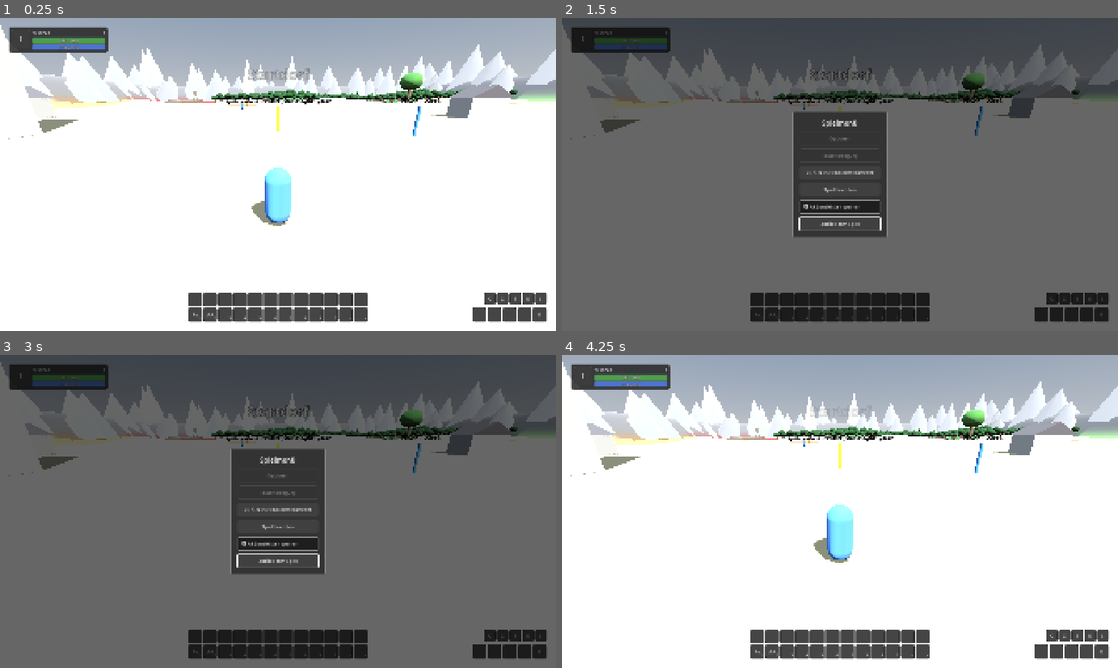
Above: before the commit, frames 1-4 (two rows, left to right).
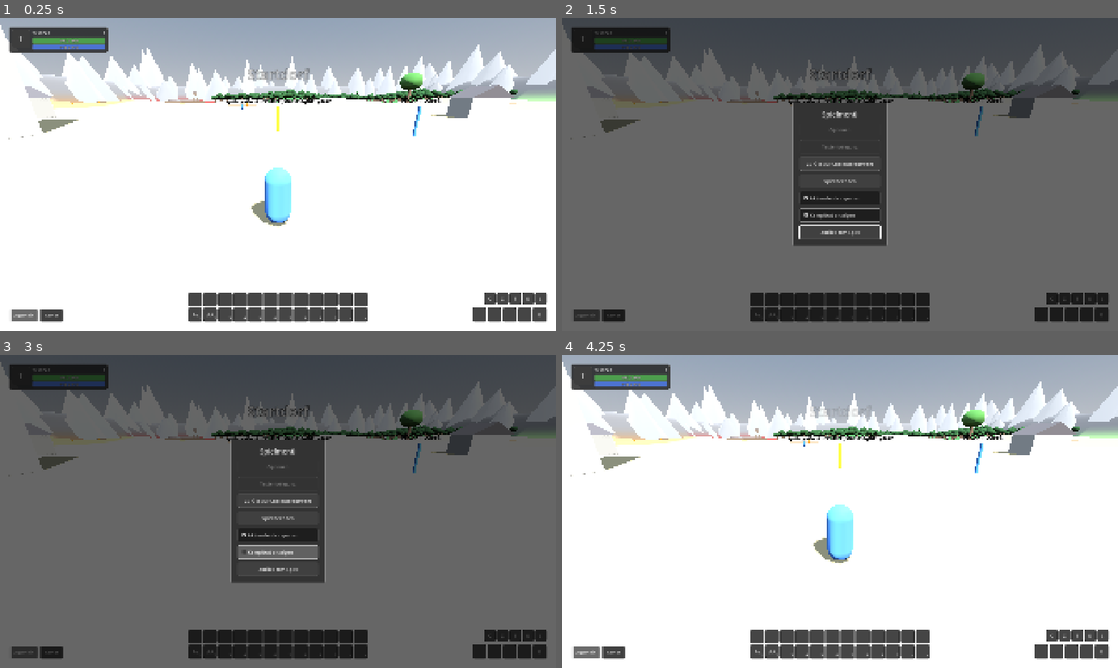
Above: after the commit, the same moments.

Repository: As94tt/WoM
Game: Godot game, scene res://scenes/world/world.tscn
Two runs of this game, one before a commit and one after it. Both use one fixed random seed, a clock stepped at 60 frames per second and the inputs below. This scene is started directly instead of the project's main scene.
Inputs (mouse positions are in pixels of both pictures, inside the frame that each line leads up to):
- Up to frame 1 (0.25 s): no input
- Up to frame 2 (1.5 s): click "S" at 0.5 s; click (584, 315) at 1.25 s, where only the run after the commit has a clickable "Allgemein"
- Up to frame 3 (3 s): click (50, 652) at 2 s, where only the run after the commit has a clickable "Kampf"; click (278, 552) at 2.75 s, where only the run after the commit has a clickable "Kampftext anzeigen"
- Up to frame 4 (4.25 s): click "Zurück zum Spiel" at 3.5 s

The runs differ from the first frame. In frame 1, 0.4% of the frame differs, in the area x 2-12%, y 93-98%; in frame 2, 3.0%; in frame 3, 3.1%, in the area x 2-59%, y 27-97%; in frame 4, 0.4%.
Error before the commit: Parse Error: Cannot find member "TextKind" in base "Combat". (res://scripts/ui/combat_text_layer.gd:20)

Commit message:
Anzeige: vollständiger Kampftext (Schulfarben, Krit mit Aufspringen, über Zeit kleiner, Wörter mit Menge, Abkürzung), Option „Kampftext anzeigen“ im Spielmenü, Reiter „Kampf“ im Log-Bereich als Kampflog, Theme-Variationen mit Platzhalterwerten, Style-Vorschau und UI-Styleguide (#34)
Co-Authored-By: Claude Opus 5.5 <noreply@anthropic.com>

Diff:
--- a/game/assets/ui/theme.tres
+++ b/game/assets/ui/theme.tres
@@ -792,6 +792,34 @@
 CombatTextInfo/colors/font_outline_color = Color(0.05, 0.05, 0.05, 1)
 CombatTextInfo/constants/outline_size = 4
 CombatTextInfo/font_sizes/font_size = 18
+CombatTextCrit/base_type = &"Label"
+CombatTextCrit/colors/font_color = Color(0.98, 0.85, 0.3, 1)
+CombatTextCrit/colors/font_outline_color = Color(0.05, 0.05, 0.05, 1)
+CombatTextCrit/constants/outline_size = 6
+CombatTextCrit/font_sizes/font_size = 30
+CombatTextHealCrit/base_type = &"Label"
+CombatTextHealCrit/colors/font_color = Color(0.45, 0.85, 0.45, 1)
+CombatTextHealCrit/colors/font_outline_color = Color(0.05, 0.05, 0.05, 1)
+CombatTextHealCrit/constants/outline_size = 6
+CombatTextHealCrit/font_sizes/font_size = 30
+CombatTextDamagePeriodic/base_type = &"Label"
+CombatTextDamagePeriodic/colors/font_color = Color(0.95, 0.95, 0.95, 1)
+CombatTextDamagePeriodic/colors/font_outline_color = Color(0.05, 0.05, 0.05, 1)
+CombatTextDamagePeriodic/constants/outline_size = 4
+CombatTextDamagePeriodic/font_sizes/font_size = 16
+CombatTextHealPeriodic/base_type = &"Label"
+CombatTextHealPeriodic/colors/font_color = Color(0.45, 0.85, 0.45, 1)
+CombatTextHealPeriodic/colors/font_outline_color = Color(0.05, 0.05, 0.05, 1)
+CombatTextHealPeriodic/constants/outline_size = 4
+CombatTextHealPeriodic/font_sizes/font_size = 16
+CombatTextSchool/colors/arkan = Color(0.95, 0.55, 0.8, 1)
+CombatTextSchool/colors/feuer = Color(0.95, 0.55, 0.2, 1)
+CombatTextSchool/colors/frost = Color(0.55, 0.82, 0.98, 1)
+CombatTextSchool/colors/blitz = Color(0.7, 0.5, 0.95, 1)
+CombatTextSchool/colors/natur = Color(0.45, 0.85, 0.35, 1)
+CombatTextSchool/colors/chi = Color(0.35, 0.9, 0.8, 1)
+LogTab/base_type = &"ChoiceButton"
+LogTab/font_sizes/font_size = 14
 CastBarPanel/base_type = &"PanelContainer"
 CastBarPanel/styles/panel = SubResource("StyleBoxFlat_cast_panel")
 CastBar/base_type = &"ProgressBar"
--- a/game/scenes/ui/hud/game_menu.tscn
+++ b/game/scenes/ui/hud/game_menu.tscn
@@ -78,6 +78,13 @@
 tooltip_text = "Gesperrt lassen sich Fähigkeiten nur mit gedrückter Umschalttaste (Shift) aus den Aktionsleisten ziehen."
 text = "Aktionsleisten sperren"
 
+[node name="CombatTextCheck" type="CheckBox" parent="Center/Panel/Content"]
+unique_name_in_owner = true
+custom_minimum_size = Vector2(280, 0)
+layout_mode = 2
+tooltip_text = "Schwebende Zahlen und Wörter für Schaden, Heilung, Verfehlt, Geblockt usw. Der Kampflog (Reiter „Kampf“) läuft unabhängig davon weiter."
+text = "Kampftext anzeigen"
+
 [node name="ResumeButton" type="Button" parent="Center/Panel/Content"]
 unique_name_in_owner = true
 custom_minimum_size = Vector2(280, 0)
--- a/game/scenes/ui/hud/message_log.tscn
+++ b/game/scenes/ui/hud/message_log.tscn
@@ -16,3 +16,38 @@
 mouse_filter = 2
 alignment = 2
 script = ExtResource("1_log")
+
+[node name="GeneralLines" type="VBoxContainer" parent="."]
+unique_name_in_owner = true
+layout_mode = 2
+mouse_filter = 2
+alignment = 2
+
+[node name="CombatLines" type="VBoxContainer" parent="."]
+unique_name_in_owner = true
+visible = false
+layout_mode = 2
+mouse_filter = 2
+alignment = 2
+
+[node name="Tabs" type="HBoxContainer" parent="."]
+layout_mode = 2
+mouse_filter = 2
+theme_type_variation = &"InlineRow"
+
+[node name="GeneralTab" type="Button" parent="Tabs"]
+unique_name_in_owner = true
+layout_mode = 2
+focus_mode = 0
+theme_type_variation = &"LogTab"
+toggle_mode = true
+text = "Allgemein"
+
+[node name="CombatTab" type="Button" parent="Tabs"]
+unique_name_in_owner = true
+layout_mode = 2
+focus_mode = 0
+tooltip_text = "Kampflog: alle Kampfereignisse der eigenen Figur mit Uhrzeit, Quelle, Fähigkeit, Ziel, Ergebnis und Menge."
+theme_type_variation = &"LogTab"
+toggle_mode = true
+text = "Kampf"
--- a/game/scripts/settings/game_settings.gd
+++ b/game/scripts/settings/game_settings.gd
@@ -5,8 +5,9 @@
 ## sind rein lokal (jede Spielinstanz hat ihre eigene Datei bzw. liest
 ## dieselbe Datei, wenn zwei Fenster auf einem PC laufen).
 ##
-## „Aktionsleisten sperren“ (Spielmenü, #21) und die Namensplaketten für
-## Feinde (V) und Freunde (Shift + V, #31). Spätere Optionen (Optionen-Menü)
+## „Aktionsleisten sperren“ (Spielmenü, #21), die Namensplaketten für
+## Feinde (V) und Freunde (Shift + V, #31) und „Kampftext anzeigen“
+## (Spielmenü, #34). Spätere Optionen (Optionen-Menü)
 ## kommen als weitere Schlüssel dazu.
 
 const PATH := "user://settings.cfg"
@@ -14,6 +15,7 @@
 const KEY_ACTION_BARS_LOCKED := "action_bars_locked"
 const KEY_NAMEPLATES_ENEMY := "nameplates_enemy"
 const KEY_NAMEPLATES_FRIENDLY := "nameplates_friendly"
+const KEY_COMBAT_TEXT := "combat_text"
 
 static var _config: ConfigFile = null
 
@@ -46,6 +48,16 @@
 	_write(SECTION_INTERFACE, KEY_NAMEPLATES_FRIENDLY, shown)
 
 
+## Kampftext (schwebende Zahlen, #34) anzeigen. Der Kampflog läuft immer.
+## Standard: an.
+static func is_combat_text_shown() -> bool:
+	return bool(_read(SECTION_INTERFACE, KEY_COMBAT_TEXT, true))
+
+
+static func set_combat_text_shown(shown: bool) -> void:
+	_write(SECTION_INTERFACE, KEY_COMBAT_TEXT, shown)
+
+
 static func _read(section: String, key: String, fallback: Variant) -> Variant:
 	_ensure_loaded()
 	return _config.get_value(section, key, fallback)
--- a/game/scripts/ui/combat_colors.gd
+++ b/game/scripts/ui/combat_colors.gd
@@ -8,10 +8,14 @@
 ## - Theme-Typ „AbilityColors“: Tönung der Aktionsslots (out_of_range,
 ##   no_resource), Bodenziel (ground_valid, ground_invalid), Deckkraft des
 ##   Leuchtens (Konstante glow_alpha_percent).
+## - Theme-Typ „CombatTextSchool“ (#34): Färbung des Kampftexts für eigenen
+##   Schaden je Schule; fehlt eine Schule, bleibt die Farbe von
+##   CombatTextDamage (weiß).
 ## Alles Graubox-Platzhalter, die endgültigen Werte sind im UI-Styleguide OFFEN.
 
 const SCHOOL_TYPE := &"SchoolColors"
 const ABILITY_TYPE := &"AbilityColors"
+const COMBAT_TEXT_TYPE := &"CombatTextSchool"
 
 
 static func school_color(school: StringName) -> Color:
@@ -35,6 +39,16 @@
 	return color
 
 
+## Färbung des Kampftexts für eigenen Schaden einer Schule (#34, Theme-Typ
+## „CombatTextSchool“) oder null (keine Färbung, z. B. physisch: dann gilt
+## die Farbe von CombatTextDamage).
+static func combat_text_school_color(school: StringName) -> Variant:
+	var theme := ThemeDB.get_project_theme()
+	if school != &"" and theme != null and theme.has_color(school, COMBAT_TEXT_TYPE):
+		return theme.get_color(school, COMBAT_TEXT_TYPE)
+	return null
+
+
 static func ability_color(key: StringName) -> Color:
 	var theme := ThemeDB.get_project_theme()
 	if theme != null and theme.has_color(key, ABILITY_TYPE):
--- a/game/scripts/ui/combat_text_layer.gd
+++ b/game/scripts/ui/combat_text_layer.gd
@@ -1,32 +1,36 @@
 class_name CombatTextLayer
 extends Control
-## Einfacher Kampftext (Ticket #32, wird in #34 erweitert). Liegt im HUD über
-## den Namensplaketten und unter den Fenstern. Zahlen erscheinen über der
-## Einheit (auf Augenhöhe, unter der Namensplakette), steigen auf und blenden aus
-## (kampftext_dauer, kampftext_steigen in spielkonstanten.csv):
-## - Schaden, den ich verursache: über dem Ziel (CombatTextDamage, weiß)
-## - eigene Heilung: über dem Geheilten, mit „+“ (CombatTextHeal, grün)
-## - erlittener Schaden: an der eigenen Figur, mit „−“ (CombatTextTaken, rot)
-## - „Immun“ und „Absorbiert (…)“: CombatTextInfo
-## Farben und Größen aus dem Theme; Vorzeichen und Wörter sind das zweite
-## Signal neben der Farbe.
+## Kampftext (Ticket #32, vollständig seit #34). Liegt im HUD über den
+## Namensplaketten und unter den Fenstern. Zahlen und Wörter erscheinen über
+## der Einheit (auf Augenhöhe, unter der Namensplakette), steigen auf und
+## blenden aus (kampftext_dauer, kampftext_steigen in spielkonstanten.csv).
+## Nur Ereignisse, die den eigenen Spieler betreffen:
+## - eigener Schaden am Ziel: CombatTextDamage, eingefärbt nach Schule
+##   (Theme-Typ „CombatTextSchool“, physisch ohne Färbung)
+## - eigener kritischer Treffer: CombatTextCrit, mit „!“, springt kurz auf
+## - eigene Heilung: über dem Geheilten, mit „+“ (CombatTextHeal, kritisch
+##   CombatTextHealCrit mit „!“)
+## - Schaden bzw. Heilung über Zeit: kleiner (CombatTextDamagePeriodic,
+##   CombatTextHealPeriodic)
+## - erlittener Schaden: an der eigenen Figur, mit „−“ (CombatTextTaken)
+## - Verfehlt, Ausgewichen, Pariert, Immun als Wort; Geblockt und Absorbiert
+##   als Wort mit Menge, z. B. „Geblockt (45)“ (CombatTextInfo)
+## Zahlen über kampftext_abkuerzen_ab werden abgekürzt („12,3 Tsd.“).
+## Farben und Größen aus dem Theme; Vorzeichen, „!“ und Wörter sind das
+## zweite Signal neben der Farbe. Abschaltbar im Spielmenü (GameSettings).
 ##
-## Netzwerk: Der Host schickt jedem Spieler nur seine eigenen Zahlen
-## (UnitCombat.send_combat_text); diese Ebene empfängt sie über die Gruppe
-## „combat_text“.
+## Netzwerk: Der Host schickt jedem Spieler nur die Ereignisse, an denen er
+## beteiligt ist (Combat.report → UnitCombat.send_hit); diese Ebene empfängt
+## sie über die Gruppe „combat_text“.
 
 const GROUP := &"combat_text"
-const VARIATIONS := {
-	Combat.TextKind.DAMAGE: &"CombatTextDamage",
-	Combat.TextKind.HEAL: &"CombatTextHeal",
-	Combat.TextKind.TAKEN: &"CombatTextTaken",
-	Combat.TextKind.IMMUNE: &"CombatTextInfo",
-	Combat.TextKind.ABSORB: &"CombatTextInfo",
-}
 ## Zufälliger seitlicher Versatz in Pixeln, damit Zahlen sich nicht decken.
 const SPREAD := 40.0
+## Aufspringen kritischer Treffer: Anfangsgröße und Dauer in Sekunden.
+const POP_SCALE := 1.6
+const POP_TIME := 0.15
 
-## Je Eintrag: [Label, Unit, Alter in s, Versatz].
+## Je Eintrag: [Label, Unit, Alter in s, Versatz, springt auf].
 var _entries: Array[Array] = []
 
 
@@ -35,30 +39,90 @@
 	mouse_filter = Control.MOUSE_FILTER_IGNORE
 
 
-## Neue Zahl über unit (gerufen von UnitCombat._show_text).
-func show_combat_text(unit: Unit, kind: int, amount: float) -> void:
-	if unit == null or not is_instance_valid(unit):
+## Neues Kampfereignis (gerufen von UnitCombat über die Gruppe).
+func show_hit(result: HitResult) -> void:
+	if result == null or not GameSettings.is_combat_text_shown():
 		return
+	var viewer := Unit.local_player(get_tree())
+	if viewer == null:
+		return
+	for item in describe(result, viewer.get_path()):
+		var unit := Unit.from_path(get_tree(), result.target_path)
+		if item["on_self"]:
+			unit = viewer
+		if unit != null:
+			_add(unit, item)
+
+
+## Was der Spieler viewer_path zu result sieht: Liste von
+## {"text", "variation", "school" (Färbung, leer = keine), "pop", "on_self"}.
+## Leer, wenn ihn das Ereignis nicht betrifft. Auch für die Style-Vorschau.
+static func describe(result: HitResult, viewer_path: NodePath) -> Array[Dictionary]:
+	var items: Array[Dictionary] = []
+	var mine_in := not viewer_path.is_empty() and result.target_path == viewer_path
+	var mine_out := not viewer_path.is_empty() and result.source_path == viewer_path
+	if result.is_heal():
+		if not mine_out:
+			return items
+		var variation := &"CombatTextHeal"
+		if result.is_crit():
+			variation = &"CombatTextHealCrit"
+		elif result.is_periodic():
+			variation = &"CombatTextHealPeriodic"
+		items.append(_item("+" + amount_text(result.amount) + ("!" if result.is_crit() else ""),
+				variation, false, &"", result.is_crit()))
+		return items
+	if not mine_in and not mine_out:
+		return items
+	var on_self := mine_in
+	if result.is_avoided():
+		items.append(_item(HitFormulas.OUTCOME_NAMES[result.outcome], &"CombatTextInfo", on_self))
+		return items
+	if result.amount > 0.0:
+		var crit := result.is_crit()
+		if on_self:
+			items.append(_item("−" + amount_text(result.amount) + ("!" if crit else ""),
+					&"CombatTextTaken", true, &"", crit))
+		elif crit:
+			items.append(_item(amount_text(result.amount) + "!", &"CombatTextCrit", false, &"", true))
+		else:
+			var variation := &"CombatTextDamagePeriodic" if result.is_periodic() else &"CombatTextDamage"
+			items.append(_item(amount_text(result.amount), variation, false, result.school))
+	if result.blocked > 0.0 or result.outcome == HitFormulas.Outcome.BLOCK:
+		items.append(_item("Geblockt (%s)" % amount_text(result.blocked), &"CombatTextInfo", on_self))
+	if result.absorbed > 0.0:
+		items.append(_item("Absorbiert (%s)" % amount_text(result.absorbed), &"CombatTextInfo", on_self))
+	return items
+
+
+## Zahl für den Kampftext: mit Tausenderpunkten bzw. abgekürzt über
+## kampftext_abkuerzen_ab (spielkonstanten.csv).
+static func amount_text(amount: float) -> String:
+	return StatFormat.short_amount(amount, Data.konstante(&"kampftext_abkuerzen_ab", 10000.0))
+
+
+static func _item(text: String, variation: StringName, on_self: bool, school: StringName = &"",
+		pop := false) -> Dictionary:
+	return {"text": text, "variation": variation, "school": school, "pop": pop, "on_self": on_self}
+
+
+## Label nach describe() bauen (auch für die Style-Vorschau).
+static func make_label(item: Dictionary) -> Label:
 	var label := Label.new()
-	label.theme_type_variation = VARIATIONS.get(kind, &"CombatTextInfo")
-	label.text = text_for(kind, amount)
+	label.theme_type_variation = item["variation"]
+	label.text = item["text"]
 	label.mouse_filter = Control.MOUSE_FILTER_IGNORE
+	var color: Variant = CombatColors.combat_text_school_color(item["school"])
+	if color is Color:
+		label.add_theme_color_override(&"font_color", color)
+	return label
+
+
+func _add(unit: Unit, item: Dictionary) -> void:
+	var label := make_label(item)
 	label.visible = false
 	add_child(label)
-	_entries.append([label, unit, 0.0, Vector2(randf_range(-SPREAD, SPREAD), 0.0)])
-
-
-static func text_for(kind: int, amount: float) -> String:
-	match kind:
-		Combat.TextKind.HEAL:
-			return "+" + StatFormat.grouped(amount)
-		Combat.TextKind.TAKEN:
-			return "−" + StatFormat.grouped(amount)
-		Combat.TextKind.IMMUNE:
-			return "Immun"
-		Combat.TextKind.ABSORB:
-			return "Absorbiert (%s)" % StatFormat.grouped(amount)
-	return StatFormat.grouped(amount)
+	_entries.append([label, unit, 0.0, Vector2(randf_range(-SPREAD, SPREAD), 0.0), bool(item["pop"])])
 
 
 func _process(delta: float) -> void:
@@ -82,6 +146,9 @@
 			continue
 		label.visible = true
 		label.reset_size()
+		label.pivot_offset = label.size / 2.0
+		if entry[4]:
+			label.scale = Vector2.ONE * lerpf(POP_SCALE, 1.0, clampf(float(entry[2]) / POP_TIME, 0.0, 1.0))
 		var point: Vector2 = camera.unproject_position(anchor) + entry[3] + Vector2(0.0, -rise * t)
 		label.position = point - label.size / 2.0
 		label.modulate.a = 1.0 - t * t
--- a/game/scripts/ui/game_menu.gd
+++ b/game/scripts/ui/game_menu.gd
@@ -13,7 +13,8 @@
 ##
 ## „Aktionsleisten sperren“ (#21): Schalter direkt im Menü (über „Zurück zum
 ## Spiel“), gespeichert für die ganze Installation in user://settings.cfg
-## (GameSettings). Standard: an.
+## (GameSettings). Standard: an. Darunter „Kampftext anzeigen“ (#34), ebenso
+## gespeichert, Standard: an.
 
 const CHARACTER_SELECT_SCENE := "res://scenes/ui/character_select.tscn"
 const HOST_LEAVE_MESSAGE := "Du bist der Host. Wenn du die Welt verlässt, endet die Sitzung für alle Mitspieler."
@@ -32,6 +33,8 @@
 	%QuitButton.pressed.connect(_on_quit_pressed)
 	%LockBarsCheck.button_pressed = GameSettings.is_action_bars_locked()
 	%LockBarsCheck.toggled.connect(GameSettings.set_action_bars_locked)
+	%CombatTextCheck.button_pressed = GameSettings.is_combat_text_shown()
+	%CombatTextCheck.toggled.connect(GameSettings.set_combat_text_shown)
 	_confirm_dialog.confirmed.connect(_leave)
 	_confirm_dialog.cancelled.connect(func() -> void: %ResumeButton.grab_focus())
 
@@ -40,6 +43,7 @@
 	visible = true
 	# Stand aus GameSettings übernehmen (z. B. nach Änderung an anderer Stelle).
 	%LockBarsCheck.set_pressed_no_signal(GameSettings.is_action_bars_locked())
+	%CombatTextCheck.set_pressed_no_signal(GameSettings.is_combat_text_shown())
 	%ResumeButton.grab_focus()
 
 
--- a/game/scripts/ui/message_log.gd
+++ b/game/scripts/ui/message_log.gd
@@ -2,28 +2,73 @@
 extends VBoxContainer
 ## Log-Bereich im HUD (Ticket #30): kurze Meldungen wie „Arthas hat die Welt
 ## betreten“, unten links, neueste unten. Jede Zeile blendet nach einer Weile
-## aus. Später schreibt hier auch der Chat bzw. Kampflog hinein.
-## Rein lokal; was gemeldet wird, entscheidet der Aufrufer (GameWorld).
+## aus. Später schreibt hier auch der Chat hinein.
+##
+## Reiter (#34): „Allgemein“ (Meldungen) und „Kampf“ (Kampflog). Der Kampflog
+## listet alle Kampfereignisse, an denen der eigene Spieler beteiligt ist,
+## mit Uhrzeit, Quelle, Fähigkeit, Ziel, Ergebnis und Menge, z. B.
+## „14:03:12 Arthas: Feuerball trifft Schadenspuppe kritisch: 1.240 Schaden
+## (Feuer)“. Er empfängt sie über die Gruppe „combat_log“ (UnitCombat).
+## Rein lokal; was gemeldet wird, entscheidet der Aufrufer bzw. der Host.
 
-## Höchstens so viele Zeilen gleichzeitig; ältere fallen weg.
+const GROUP := &"combat_log"
+
+## Höchstens so viele Zeilen gleichzeitig je Reiter; ältere fallen weg.
 @export var max_lines: int = 8
 ## So lange bleibt eine Zeile voll sichtbar, in Sekunden.
 @export var line_lifetime: float = 20.0
 ## Dauer des Ausblendens, in Sekunden.
 @export var fade_time: float = 2.0
 
+@onready var _general: VBoxContainer = %GeneralLines
+@onready var _combat: VBoxContainer = %CombatLines
 
-## Neue Zeile anhängen.
+
+func _ready() -> void:
+	add_to_group(GROUP)
+	var group := ButtonGroup.new()
+	for tab: Button in [%GeneralTab, %CombatTab]:
+		tab.button_group = group
+	%GeneralTab.button_pressed = true
+	%GeneralTab.toggled.connect(func(on: bool) -> void: _select(_general if on else _combat))
+
+
+## Neue Zeile im Reiter „Allgemein“.
 func add_message(text: String) -> void:
+	_add_line(_general, text)
+
+
+## Neue Zeile im Reiter „Kampf“ (mit Uhrzeit davor).
+func add_combat_message(text: String) -> void:
+	_add_line(_combat, "%s %s" % [Time.get_time_string_from_system(), text])
+
+
+## Kampfereignis vom Host (Gruppe „combat_log“).
+func show_hit(result: HitResult) -> void:
+	if result != null:
+		add_combat_message(result.log_text(Data.schulname(result.school)))
+
+
+## true, wenn gerade der Kampflog sichtbar ist.
+func is_combat_tab_shown() -> bool:
+	return _combat.visible
+
+
+func _select(lines: VBoxContainer) -> void:
+	_general.visible = lines == _general
+	_combat.visible = lines == _combat
+
+
+func _add_line(lines: VBoxContainer, text: String) -> void:
 	var label := Label.new()
 	label.theme_type_variation = &"LogText"
 	label.text = text
 	label.autowrap_mode = TextServer.AUTOWRAP_WORD_SMART
 	label.mouse_filter = Control.MOUSE_FILTER_IGNORE
-	add_child(label)
-	while get_child_count() > max_lines:
-		var oldest := get_child(0)
-		remove_child(oldest)
+	lines.add_child(label)
+	while lines.get_child_count() > max_lines:
+		var oldest := lines.get_child(0)
+		lines.remove_child(oldest)
 		oldest.queue_free()
 	var tween := label.create_tween()
 	tween.tween_interval(line_lifetime)
--- a/game/scripts/ui/style_preview.gd
+++ b/game/scripts/ui/style_preview.gd
@@ -212,15 +212,54 @@
 		var icon: AuraIcon = preload("res://scenes/ui/hud/aura_icon.tscn").instantiate()
 		row.add_child(icon)
 		icon.setup(inst, null, 36)
-	_add_row(grid, "Kampftext: Schaden (CombatTextDamage), Heilung (CombatTextHeal), erlittener Schaden (CombatTextTaken), Immun/Absorbiert (CombatTextInfo)")
-	var texts := HBoxContainer.new()
-	texts.theme_type_variation = &"ButtonRow"
+	_add_row(grid, "Kampftext (#34): Schaden je Schule (CombatTextDamage + CombatTextSchool), kritisch (CombatTextCrit), über Zeit (CombatTextDamagePeriodic), Heilung (CombatTextHeal, CombatTextHealCrit, CombatTextHealPeriodic), erlittener Schaden (CombatTextTaken), Wörter (CombatTextInfo)")
+	var texts := HFlowContainer.new()
+	texts.theme_type_variation = &"AuraFlow"
 	grid.add_child(texts)
-	for kind: Combat.TextKind in CombatTextLayer.VARIATIONS:
-		var label := Label.new()
-		label.theme_type_variation = CombatTextLayer.VARIATIONS[kind]
-		label.text = CombatTextLayer.text_for(kind, 1234.0)
-		texts.add_child(label)
+	var me := NodePath("/root/Ich")
+	var other := NodePath("/root/Puppe")
+	var hits: Array[HitResult] = []
+	for school: TableRow in Data.schadensschulen():
+		hits.append(_hit_sample(me, other, StringName(String(school.get_value("id"))),
+				HitFormulas.Outcome.HIT, 1234.0))
+	hits.append(_hit_sample(me, other, &"feuer", HitFormulas.Outcome.CRIT, 2468.0))
+	var dot := _hit_sample(me, other, &"natur", HitFormulas.Outcome.HIT, 120.0)
+	dot.flags |= HitResult.FLAG_PERIODIC
+	hits.append(dot)
+	hits.append(_hit_sample(me, other, &"physisch", HitFormulas.Outcome.HIT, 12345.0))
+	var blocked := _hit_sample(me, other, &"physisch", HitFormulas.Outcome.BLOCK, 55.0)
+	blocked.blocked = 45.0
+	hits.append(blocked)
+	var absorbed := _hit_sample(me, other, &"frost", HitFormulas.Outcome.HIT, 0.0)
+	absorbed.absorbed = 300.0
+	hits.append(absorbed)
+	for outcome: HitFormulas.Outcome in [HitFormulas.Outcome.MISS, HitFormulas.Outcome.DODGE,
+			HitFormulas.Outcome.PARRY, HitFormulas.Outcome.IMMUNE]:
+		hits.append(_hit_sample(me, other, &"physisch", outcome, 0.0))
+	for outcome: HitFormulas.Outcome in [HitFormulas.Outcome.HIT, HitFormulas.Outcome.CRIT]:
+		var heal := _hit_sample(me, other, &"", outcome, 800.0)
+		heal.flags |= HitResult.FLAG_HEAL
+		hits.append(heal)
+	var hot := _hit_sample(me, other, &"", HitFormulas.Outcome.HIT, 90.0)
+	hot.flags |= HitResult.FLAG_HEAL | HitResult.FLAG_PERIODIC
+	hits.append(hot)
+	hits.append(_hit_sample(other, me, &"physisch", HitFormulas.Outcome.HIT, 321.0))
+	hits.append(_hit_sample(other, me, &"physisch", HitFormulas.Outcome.CRIT, 642.0))
+	for sample in hits:
+		for item in CombatTextLayer.describe(sample, me):
+			texts.add_child(CombatTextLayer.make_label(item))
+
+
+## Beispiel-Kampfereignis für die Vorschau.
+func _hit_sample(source: NodePath, target: NodePath, school: StringName,
+		outcome: HitFormulas.Outcome, amount: float) -> HitResult:
+	var result := HitResult.new()
+	result.source_path = source
+	result.target_path = target
+	result.school = school
+	result.outcome = outcome
+	result.amount = amount
+	return result
 
 
 ## Fähigkeiten wirken (#33): Aktionsslots mit Abklingzeit, Proc-Leuchten,
Not shown, changed: docs/UI-STYLEGUIDE.md
